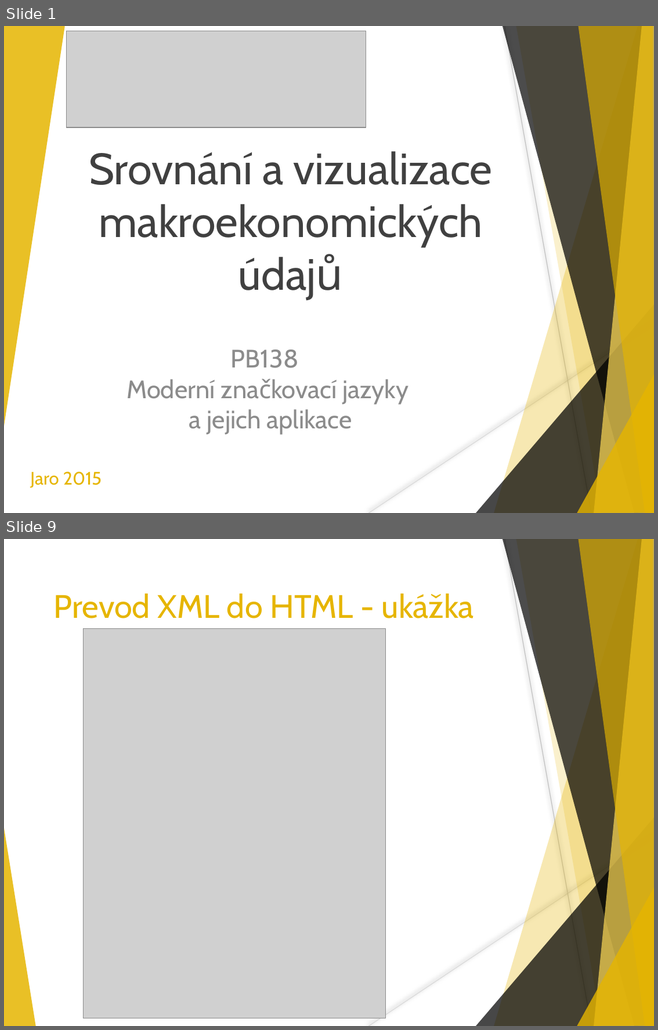
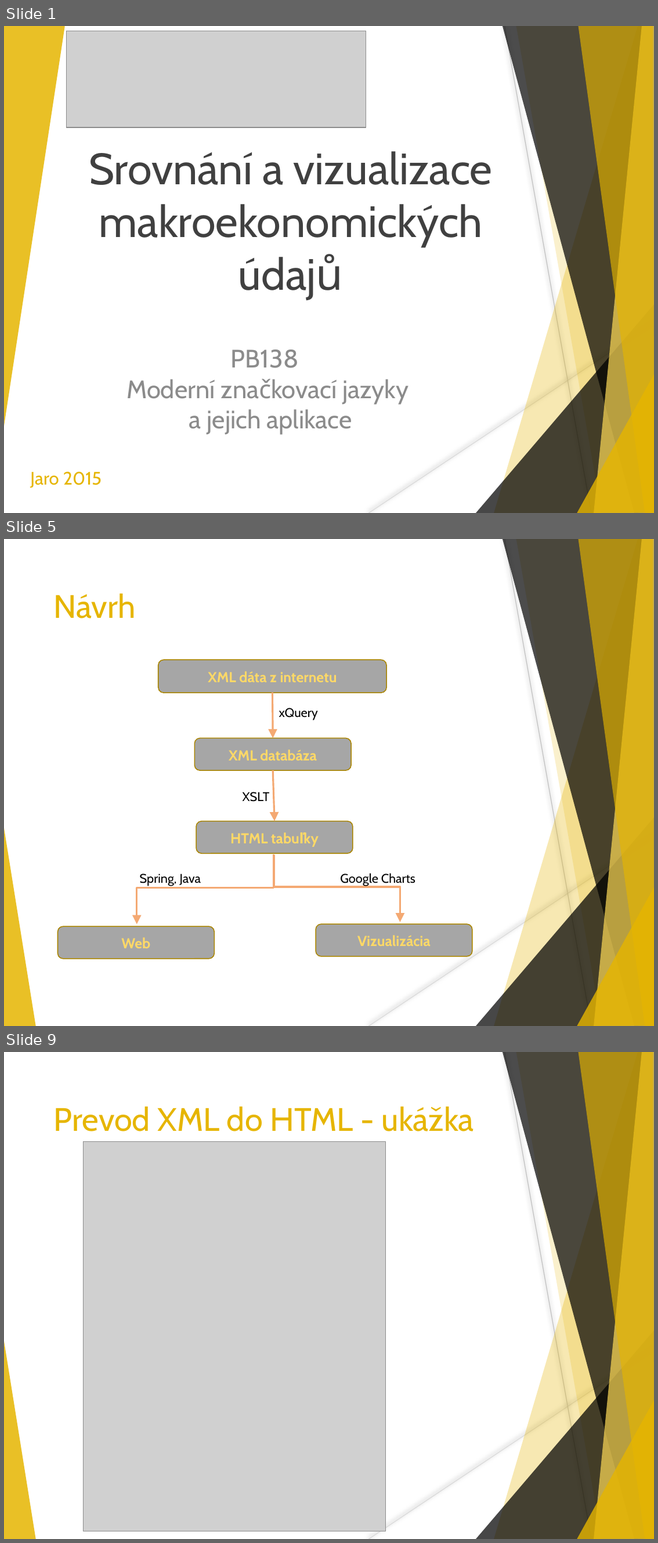
Before and after one commit to tborcin/Comparison-and-visualization-of-macroeconomic-data, a slide deck: PrezentaciaMC.pptx. Shown one above the other, each under a label of ours: slides 1 and 9 before the commit, slides 1, 5 and 9 after it; the slides between them are not shown. The pictures are 658x1030 and 658x1543 pixels, drawn with LibreOffice and Linux fonts; fonts in the diff are those of the drawing; grey boxes stand for pictures. Boxes give left, top, right and bottom in pixels: in the first picture for what was removed or moved away, otherwise in the second. Text is boxed around its words. In the diff, an @@ line names an element or a change of style, - is before the commit and + after.

```diff
--- a/PrezentaciaMC.pptx
+++ b/PrezentaciaMC.pptx
@@ slide 5 added at (x1=4, y1=539, x2=654, y2=1026), background #FFFFFF; not listed: 10 template elements that a slide beside it also shows @@
@@ title added at (x1=54, y1=594, x2=136, y2=618), 36 pt, text #E6B500 @@
+Návrh
@@ group added at (x1=58, y1=660, x2=473, y2=959): 5 rounded rectangles, 4 texts, 2 arrows, 2 elbow arrows @@
+XML dáta z internetu
+XML databáza
+xQuery
+HTML tabuľky
+XSLT
+Web
+Vizualizácia
+Google Charts
+Spring, Java
```
Also in this commit, not shown: 5 slides changed, 6 other slides added, 4 slides removed, 4 other files.
